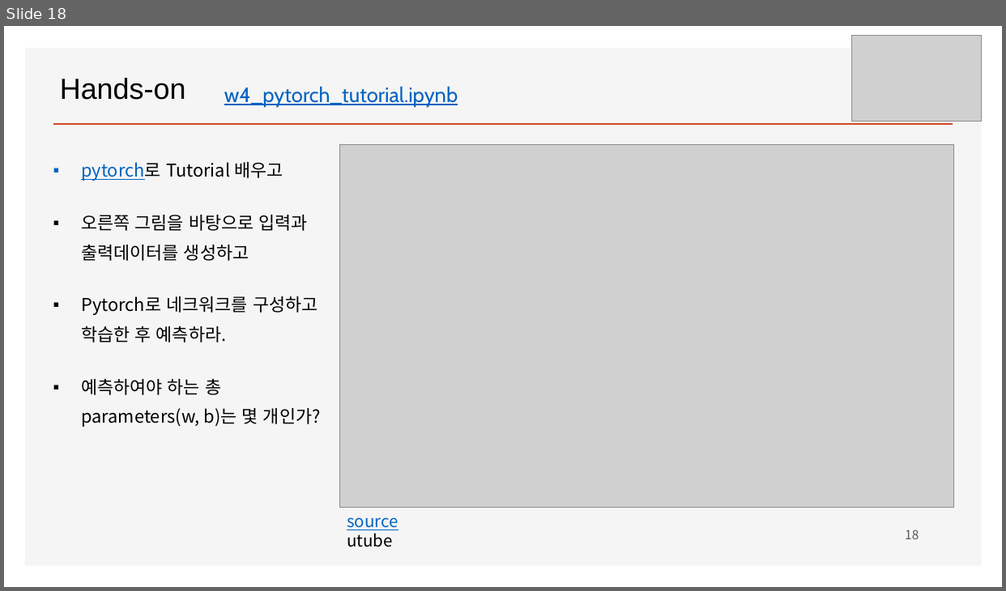
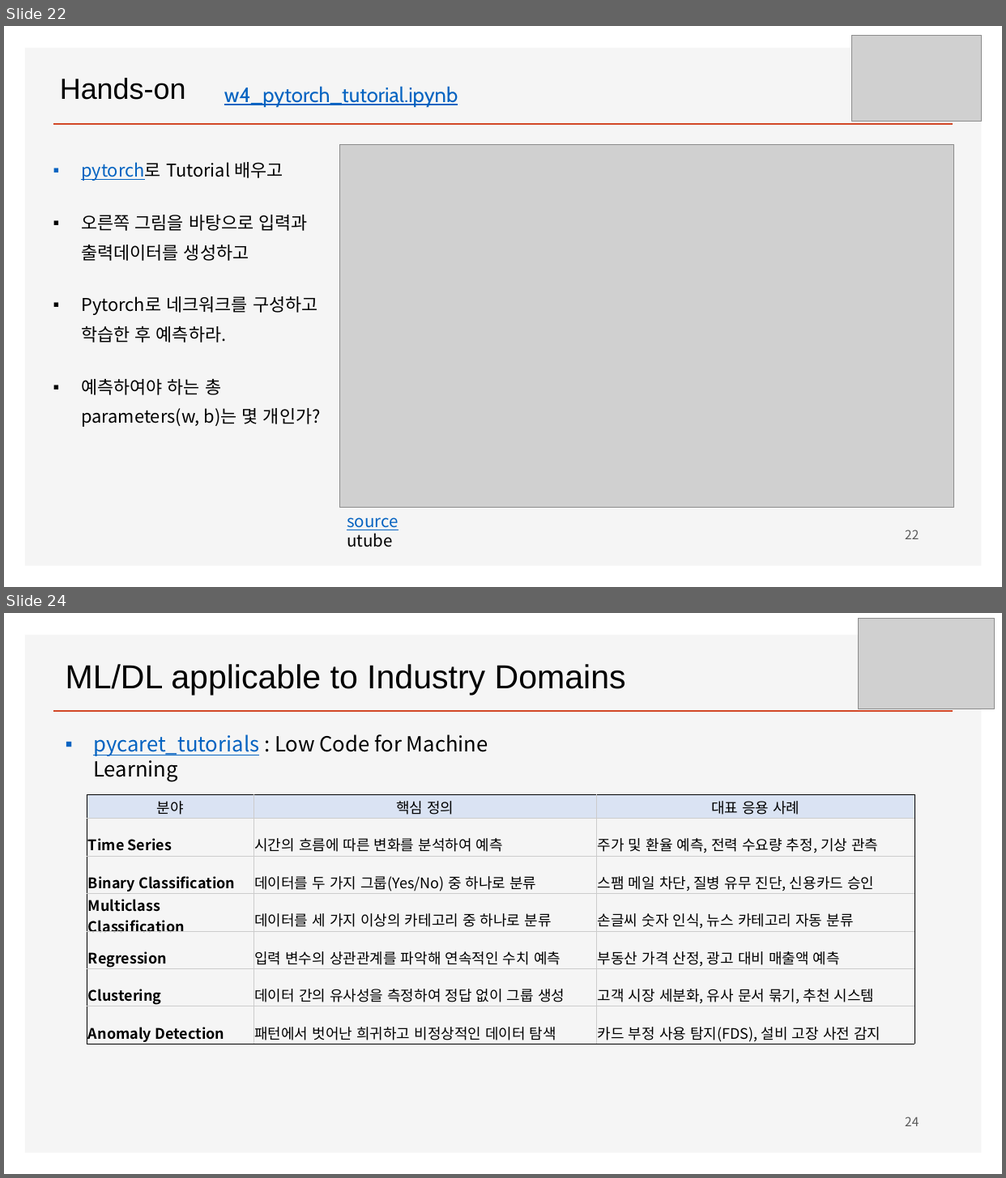
Before and after one commit to ancestor9/mathematics-for-machine-learning, a slide deck: Linear_Algebra/w6_Deep Learning.pptx. Shown one above the other, each under a label of ours: slide 18 before the commit, slides 22 and 24 after it; the slides between them are not shown. The pictures are 1006x591 and 1006x1178 pixels, drawn with LibreOffice and Linux fonts; fonts in the diff are those of the drawing; grey boxes stand for pictures; background and template pictures are left out. Boxes give left, top, right and bottom in pixels: in the first picture for what was removed or moved away, otherwise in the second. Text is boxed around its words. In the diff, an @@ line names an element or a change of style, - is before the commit and + after.

```diff
--- a/Linear_Algebra/w6_Deep Learning.pptx
+++ b/Linear_Algebra/w6_Deep Learning.pptx
@@ slide 24 added at (x1=4, y1=613, x2=1002, y2=1174), background #FFFFFF; not listed: 2 template elements that a slide beside it also shows @@
@@ picture added at (x1=859, y1=619, x2=995, y2=709) @@
@@ text added at (x1=66, y1=664, x2=626, y2=695), 32 pt, text #000000 @@
+ML/DL applicable to Industry Domains
@@ text added at (x1=93, y1=735, x2=488, y2=782), 20 pt, text #000000 @@
+▪ pycaret_tutorials : Low Code for Machine Learning
@@ table added at (x1=87, y1=795, x2=914, y2=1046), 7 rows, 3 columns @@
+분야 | 핵심 정의 | 대표 응용 사례
+Time Series | 시간의 흐름에 따른 변화를 분석하여 예측 | 주가 및 환율 예측, 전력 수요량 추정, 기상 관측
+Binary Classification | 데이터를 두 가지 그룹(Yes/No) 중 하나로 분류 | 스팸 메일 차단, 질병 유무 진단, 신용카드 승인
+Multiclass Classification | 데이터를 세 가지 이상의 카테고리 중 하나로 분류 | 손글씨 숫자 인식, 뉴스 카테고리 자동 분류
+Regression | 입력 변수의 상관관계를 파악해 연속적인 수치 예측 | 부동산 가격 산정, 광고 대비 매출액 예측
+Clustering | 데이터 간의 유사성을 측정하여 정답 없이 그룹 생성 | 고객 시장 세분화, 유사 문서 묶기, 추천 시스템
+Anomaly Detection | 패턴에서 벗어난 희귀하고 비정상적인 데이터 탐색 | 카드 부정 사용 탐지(FDS), 설비 고장 사전 감지
@@ page number added at (x1=905, y1=1117, x2=918, y2=1127), 12 pt, text #595959 @@
+24
@@ what was slide 18 is now slide 22 @@
@@ page number at (x1=905, y1=530, x2=918, y2=540): text changed @@
-18
+22
```
Also in this commit, not shown: 6 other slides added, 1 slide removed.
